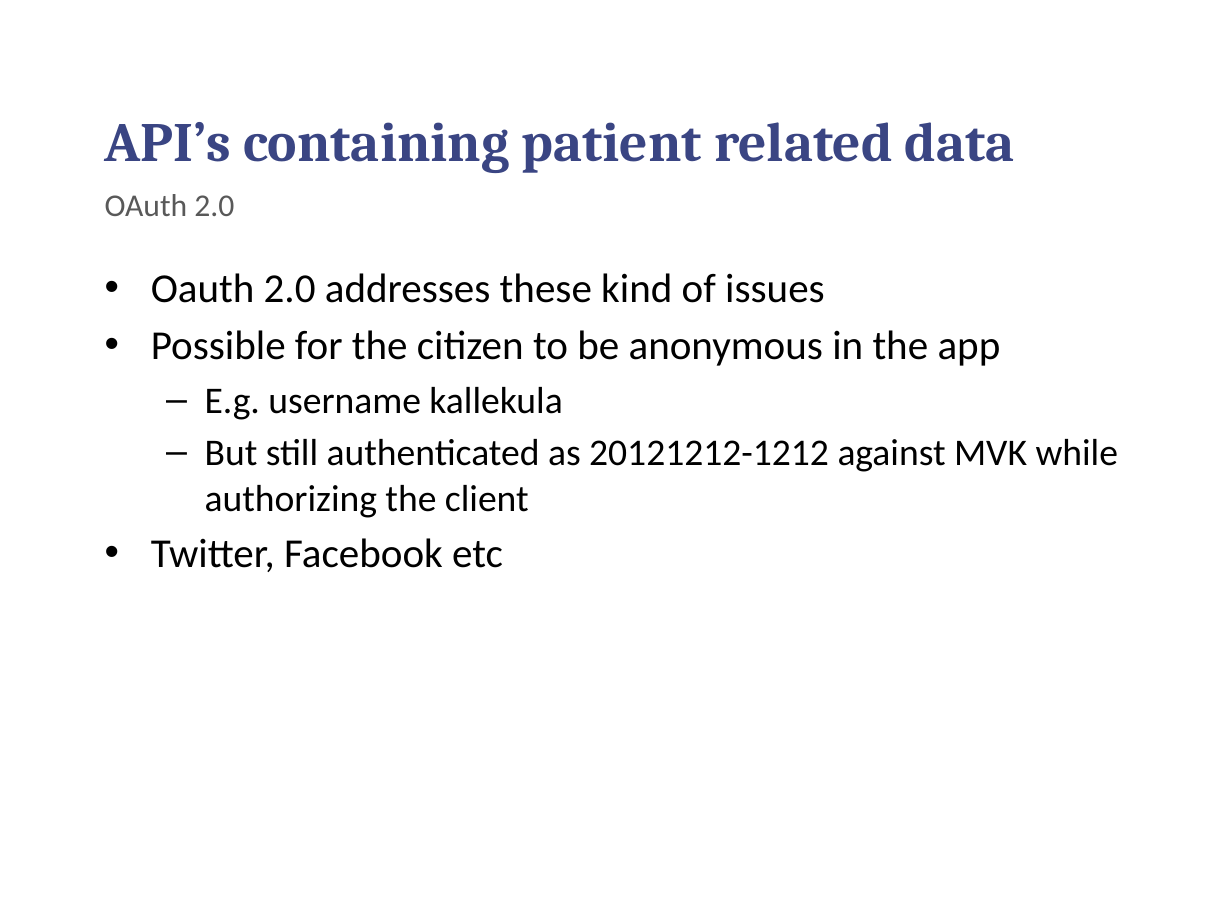
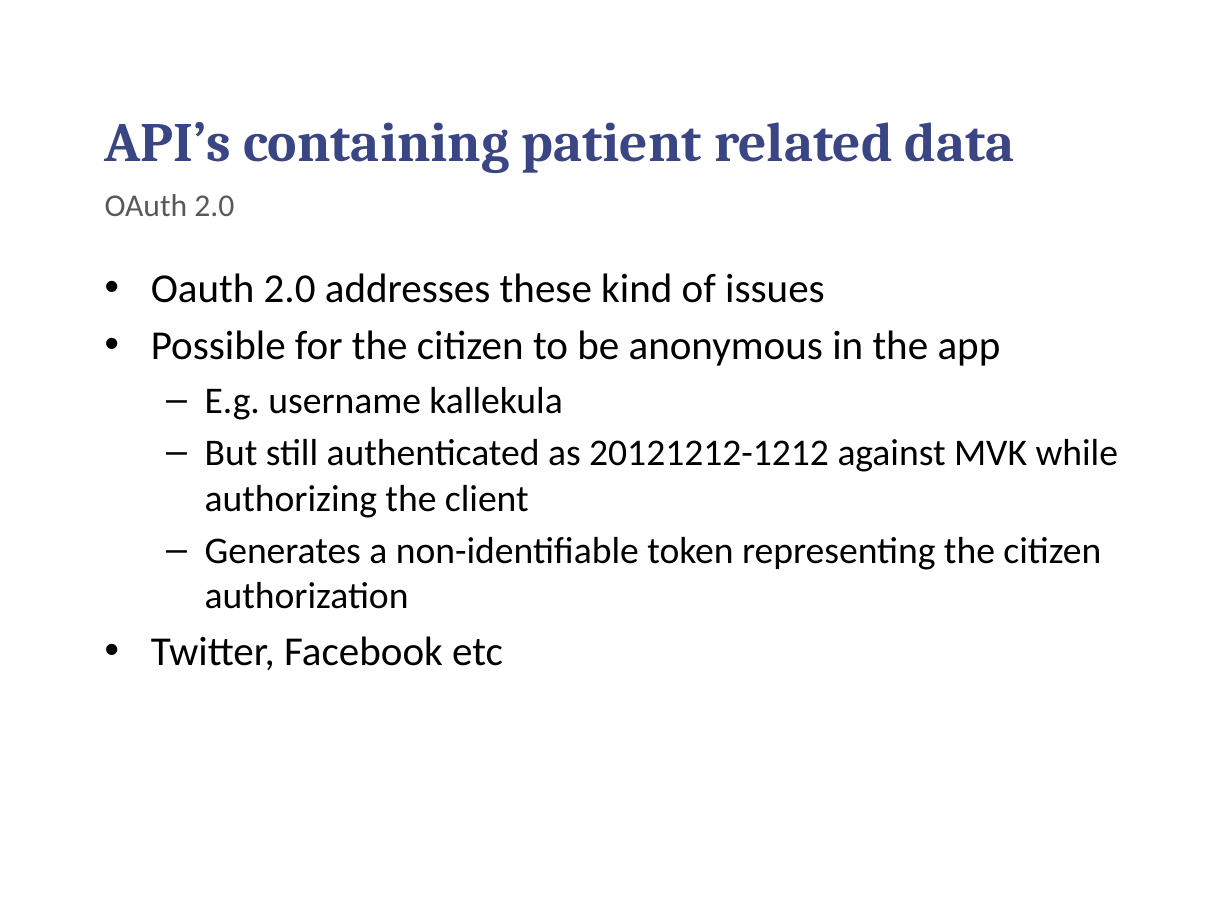
Before and after one commit to chilmers/cadec-healthcare-api-tutorial, a slide deck: slide 14 of Cadec-vårdens-apier.pptx. Drawn at 1232x924 pixels with LibreOffice and Linux fonts; fonts in the diff are those of the drawing; background and template pictures are left out. Boxes give left, top, right and bottom in pixels: in the first picture for what was removed or moved away, otherwise in the second. Text is boxed around its words. In the diff, an @@ line names an element or a change of style, - is before the commit and + after.

```diff
--- a/Cadec-vårdens-apier.pptx
+++ b/Cadec-vårdens-apier.pptx
@@ text at box(205, 537, 1101, 609): paragraph added @@
+  – Generates a non-identifiable token representing the citizen authorization
```
Also in this commit, not shown: 6 other slides changed, 1 slide added.
